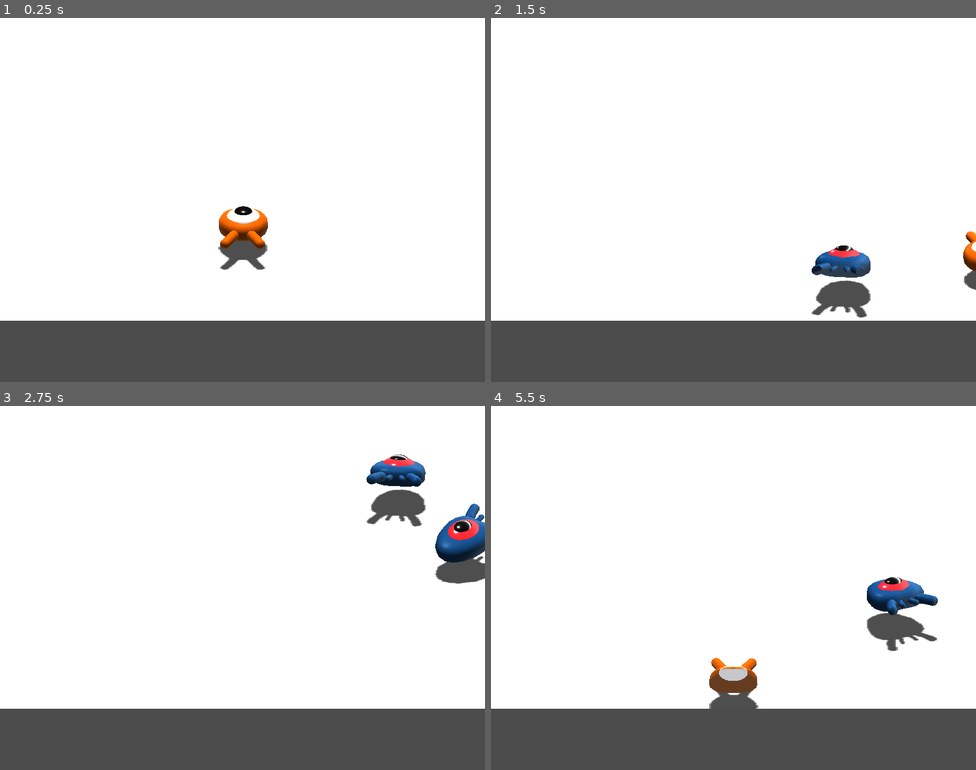
Above: before the commit, frames 1-4 (two rows, left to right).
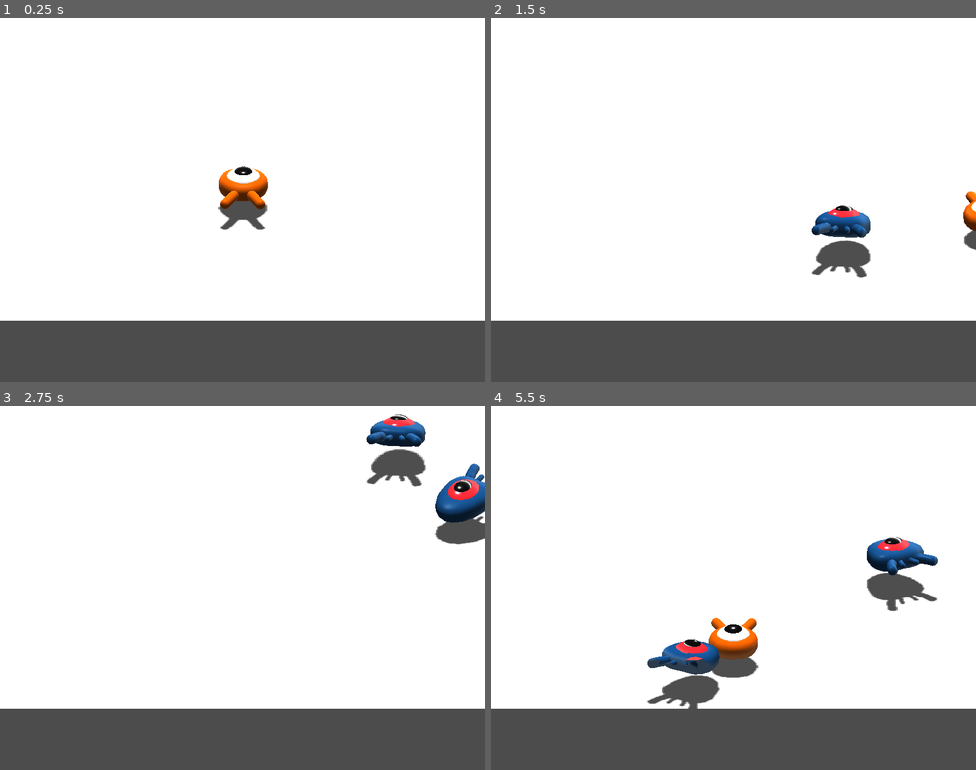
Above: after the commit, the same moments.

Repository: dan1229/godot_3d_squash_the_creeps
Game: Godot game, scene res://Main.tscn
Same seed, same stepped clock (60 frames per second), same inputs: the game is played once before the commit and once after it.
Inputs:
- Up to frame 1 (0.25 s): no input
- Up to frame 2 (1.5 s): tap Enter at 0.5 s; hold D (move_right) 0.53-1.28 s; tap Space (jump) at 0.77 s; hold S (move_back) from 1.28 s (still down)
- Up to frame 3 (2.75 s): tap Space (jump) at 1.52 s; release S (move_back) at 2.03 s; hold D (move_right) from 2.03 s (still down)
- Up to frame 4 (5.5 s): release D (move_right) at 2.78 s; hold W (move_forward) 2.78-3.53 s; tap Space (jump) at 3.02, 3.77, 4.52 s; hold A (move_left) 3.53-5.03 s; hold S (move_back) from 5.03 s (still down)

The runs differ from the first frame. In frame 1, 2.3% of the frame differs, in the area x 45-56%, y 40-70%; in frame 2, 3.2%; in frame 3, 5.4%; in frame 4, 6.5%, in the area x 32-93%, y 36-84%.

Commit message:
1 hourish

Diff:
--- a/Main.tscn
+++ b/Main.tscn
@@ -24,7 +24,9 @@
 script = ExtResource( 2 )
 
 [node name="Ground" type="StaticBody" parent="."]
-transform = Transform( 1, 0, 0, 0, 1, 0, 0, 0, 1, 0, -1.27393, 0 )
+transform = Transform( 1, 0, 0, 0, 1, 0, 0, 0, 1, 1.13353, -1.27414, 0.266706 )
+collision_layer = 4
+collision_mask = 0
 
 [node name="CollisionShape" type="CollisionShape" parent="Ground"]
 shape = SubResource( 1 )
@@ -40,7 +42,7 @@
 [node name="Player" parent="." instance=ExtResource( 1 )]
 
 [node name="CameraPivot" type="Spatial" parent="."]
-transform = Transform( 1, 0, 0, 0, 0.89057, 0.454846, 0, -0.454846, 0.89057, 0, 0, 0 )
+transform = Transform( 1, 0, 0, 0, 0.89057, 0.454846, 0, -0.454846, 0.89057, 0, 0, 3.6222 )
 
 [node name="Camera" type="Camera" parent="CameraPivot"]
 transform = Transform( 1, 0, 0, 0, 1, 0, 0, 0, 1, 0, 1.70306, 5.85341 )
--- a/Mob.gd
+++ b/Mob.gd
@@ -1,4 +1,6 @@
 extends KinematicBody
+
+signal squashed
 
 export var min_speed = 10.0
 export var max_speed = 18.0
@@ -20,5 +22,10 @@
 	velocity = velocity.rotated(Vector3.UP, rotation.y)
 
 
+func squash():
+	emit_signal("squashed")
+	queue_free()
+
+
 func _on_VisibilityNotifier_screen_exited():
 	queue_free()
--- a/Mob.tscn
+++ b/Mob.tscn
@@ -5,7 +5,9 @@
 
 [sub_resource type="BoxShape" id=1]
 
-[node name="Mob" type="KinematicBody"]
+[node name="Mob" type="KinematicBody" groups=["mob"]]
+collision_layer = 2
+collision_mask = 0
 script = ExtResource( 2 )
 
 [node name="Pivot" type="Spatial" parent="."]
--- a/Player.gd
+++ b/Player.gd
@@ -1,9 +1,11 @@
 extends KinematicBody
 
+signal hit
 
 export var speed = 14.0
 export var jump_impulse = 20.0
 export var fall_acceleration = 75.0
+export var bounce_impulse = 16.0
 
 var velocity = Vector3.ZERO
 
@@ -31,3 +33,21 @@
 
 	velocity.y -= fall_acceleration * delta
 	velocity = move_and_slide(velocity, Vector3.UP)
+
+	for index in range(get_slide_count()):
+		var collision = get_slide_collision(index)
+		if collision.collider.is_in_group("mob"):
+			var mob = collision.collider
+			if Vector3.UP.dot(collision.normal) > 0.1:
+				mob.squash()
+				velocity.y = bounce_impulse
+
+
+
+func die():
+	emit_signal("hit")
+	queue_free()
+
+
+func _on_MobDetector_body_entered(body):
+	die()
--- a/Player.tscn
+++ b/Player.tscn
@@ -1,11 +1,16 @@
-[gd_scene load_steps=4 format=2]
+[gd_scene load_steps=5 format=2]
 
 [ext_resource path="res://art/player.glb" type="PackedScene" id=1]
 [ext_resource path="res://Player.gd" type="Script" id=2]
 
 [sub_resource type="SphereShape" id=1]
 
+[sub_resource type="CylinderShape" id=2]
+radius = 1.08157
+height = 0.543105
+
 [node name="Player" type="KinematicBody"]
+collision_mask = 6
 script = ExtResource( 2 )
 
 [node name="Pivot" type="Spatial" parent="."]
@@ -16,3 +21,14 @@
 [node name="CollisionShape" type="CollisionShape" parent="."]
 transform = Transform( 1, 0, 0, 0, 1, 0, 0, 0, 1, 0, 1.4433, 0.013387 )
 shape = SubResource( 1 )
+
+[node name="MobDetector" type="Area" parent="."]
+collision_layer = 0
+collision_mask = 2
+monitorable = false
+
+[node name="CollisionShape" type="CollisionShape" parent="MobDetector"]
+transform = Transform( 1, 0, 0, 0, 1, 0, 0, 0, 1, 0.0125715, 1.96588, -0.0407174 )
+shape = SubResource( 2 )
+
+[connection signal="body_entered" from="MobDetector" to="." method="_on_MobDetector_body_entered"]
--- a/project.godot
+++ b/project.godot
@@ -56,6 +56,12 @@
  ]
 }
 
+[layer_names]
+
+3d_physics/layer_1="player"
+3d_physics/layer_2="enemies"
+3d_physics/layer_3="world"
+
 [rendering]
 
 quality/driver/driver_name="GLES2"
